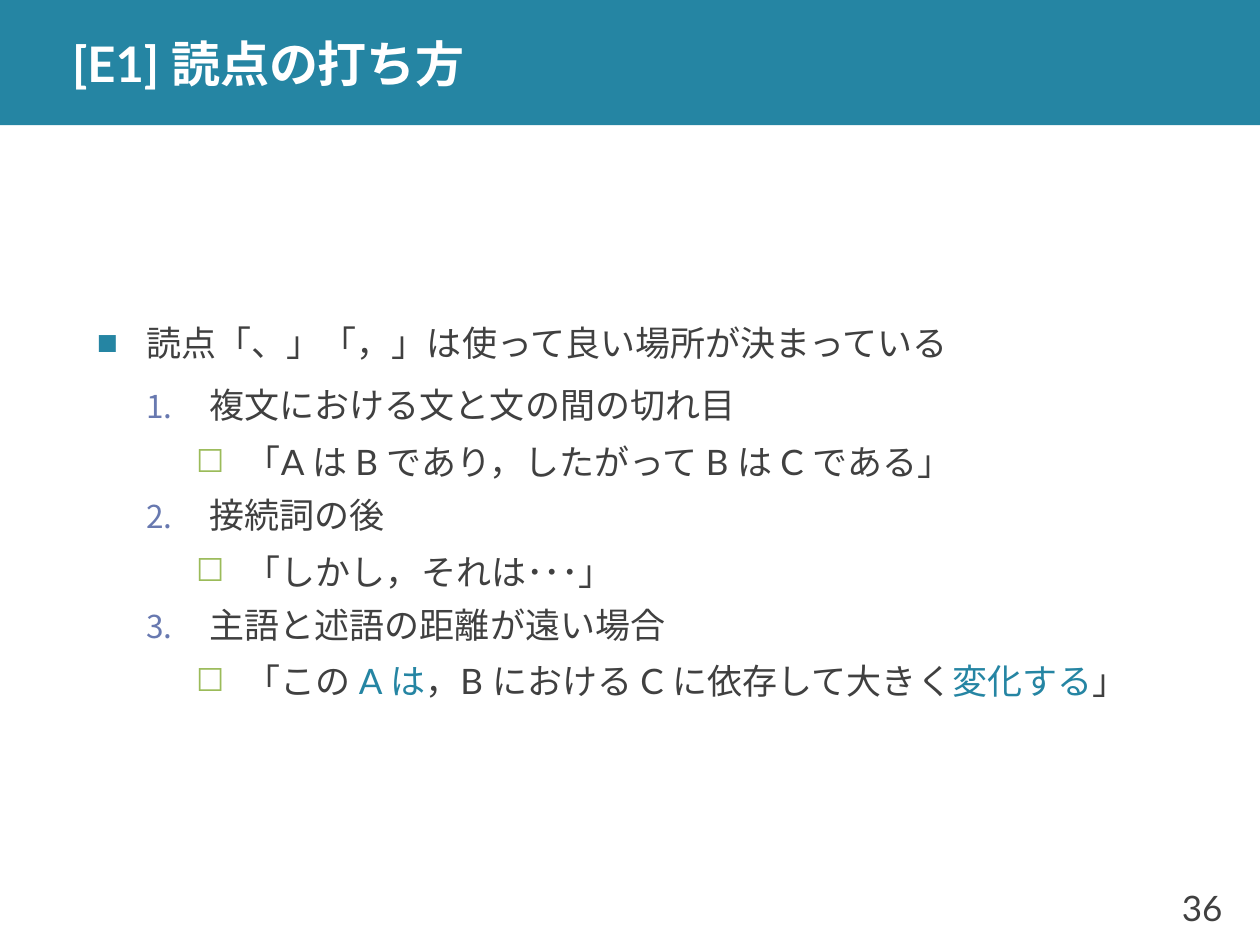
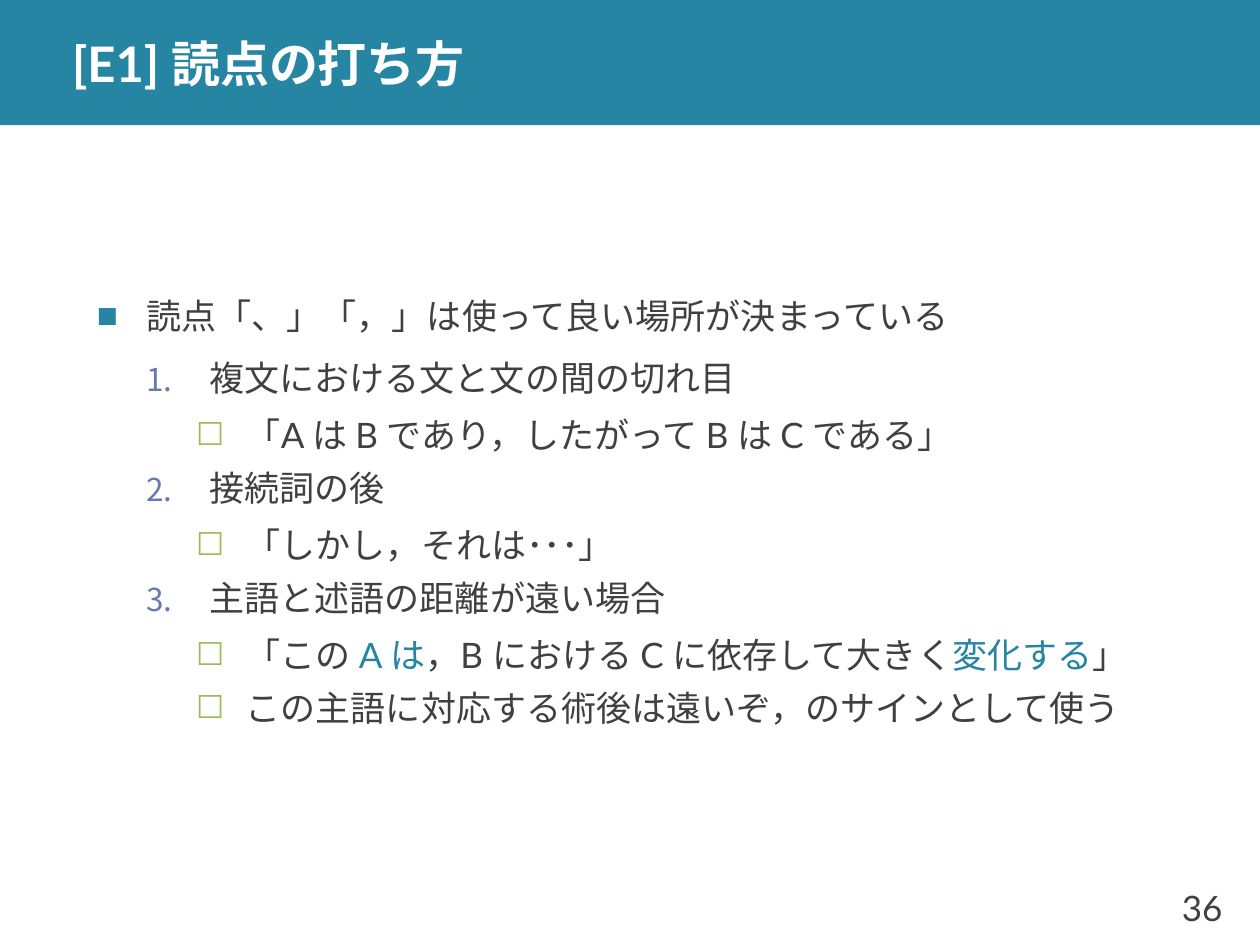
Before and after one commit to shioya-lab/how-to, a slide deck: slide 36 of writing.pptx. Drawn at 1260x945 pixels with LibreOffice and Linux fonts; fonts in the diff are those of the drawing. Boxes give left, top, right and bottom in pixels: in the first picture for what was removed or moved away, otherwise in the second. Text is boxed around its words. In the diff, an @@ line names an element or a change of style, - is before the commit and + after.

```diff
--- a/writing.pptx
+++ b/writing.pptx
@@ text at [246, 691, 1120, 725]: paragraph added @@
+    ☐ この主語に対応する術後は遠いぞ，のサインとして使う
```
Also in this commit, not shown: 6 other slides changed, 1 other file.
